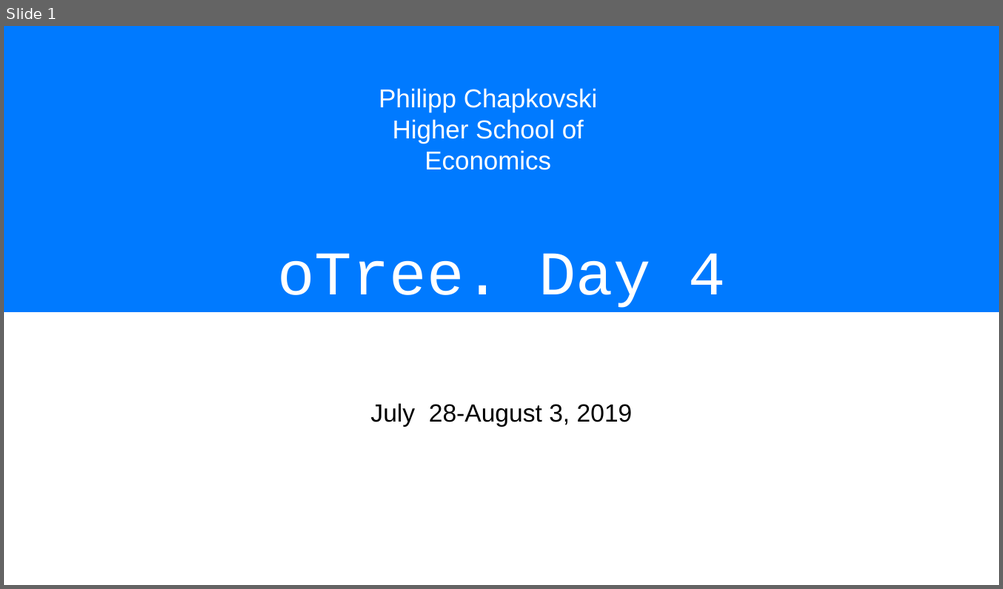
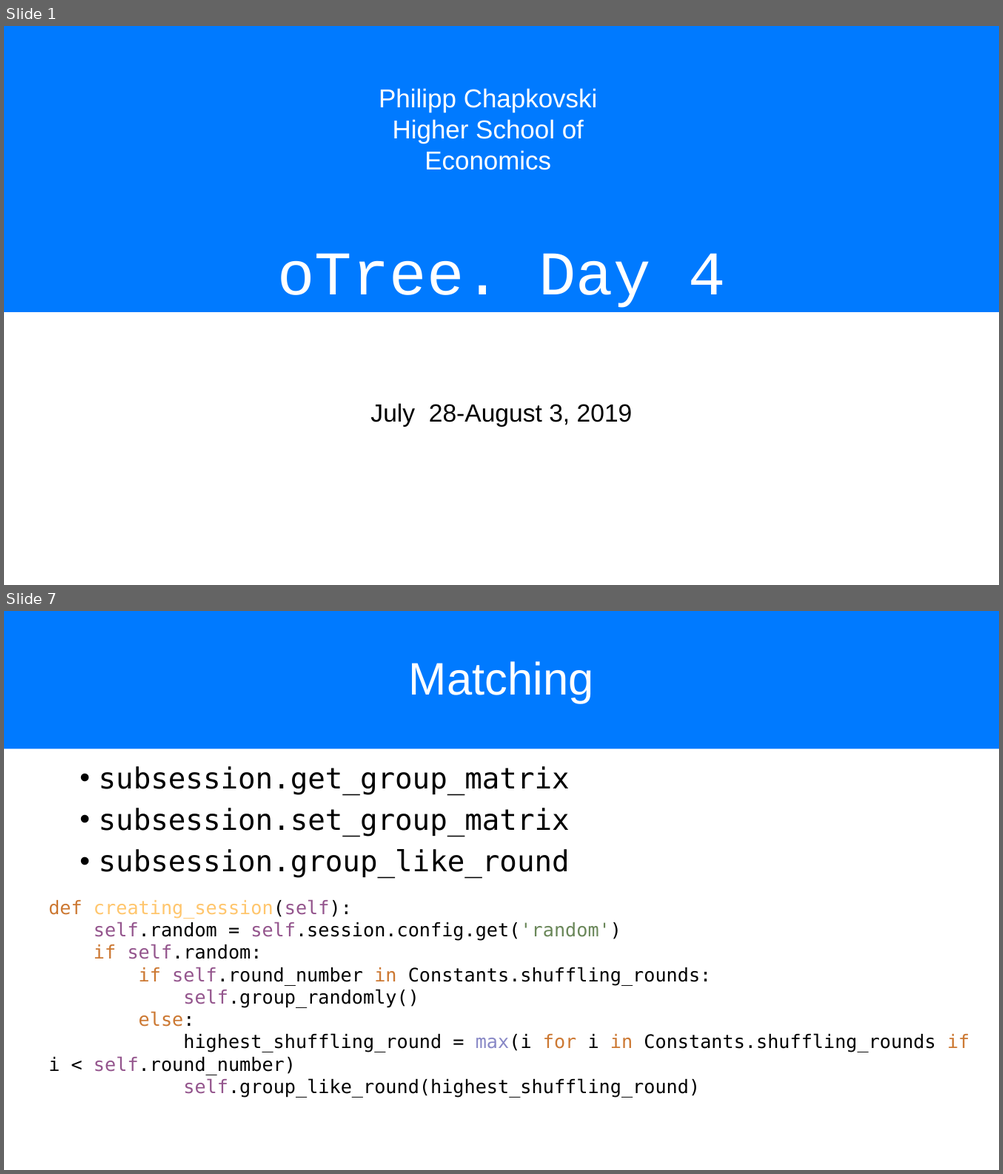
Before and after one commit to chapkovski/uncertainty-summer-school, a slide deck: presentations/frankfurt_july_2019 day4.pptx. Shown one above the other, each under a label of ours: slide 1 before the commit, slides 1 and 7 after it; the slides between them are not shown. The pictures are 1003x589 and 1003x1174 pixels, drawn with LibreOffice and Linux fonts; fonts in the diff are those of the drawing. Boxes give left, top, right and bottom in pixels: in the first picture for what was removed or moved away, otherwise in the second. Text is boxed around its words. In the diff, an @@ line names an element or a change of style, - is before the commit and + after.

```diff
--- a/presentations/frankfurt_july_2019 day4.pptx
+++ b/presentations/frankfurt_july_2019 day4.pptx
@@ slide 7 added at box(4, 611, 999, 1170), background #FFFFFF @@
@@ title added at box(4, 611, 999, 749), fill #007AFF, 44 pt, text #FFFFFF @@
+Matching
@@ text added at box(99, 766, 569, 878), 28 pt, text #000000 @@
+• subsession.get_group_matrix
+• subsession.set_group_matrix
+• subsession.group_like_round
@@ text added at box(48, 900, 969, 1098), 18 pt, text #000000 @@
+def creating_session(self):
+self.random = self.session.config.get('random')
+if self.random:
+if self.round_number in Constants.shuffling_rounds:
+self.group_randomly()
+else:
+highest_shuffling_round = max(i for i in Constants.shuffling_rounds if i < self.round_number)
+self.group_like_round(highest_shuffling_round)
```
Also in this commit, not shown: 5 slides changed, 1 other slide added, 1 slide removed, 11 other files.
